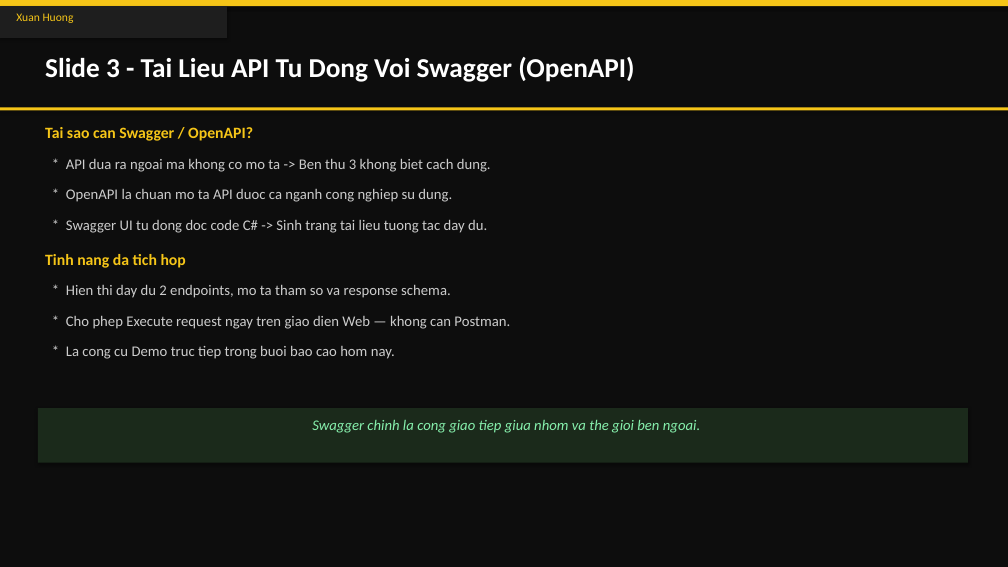
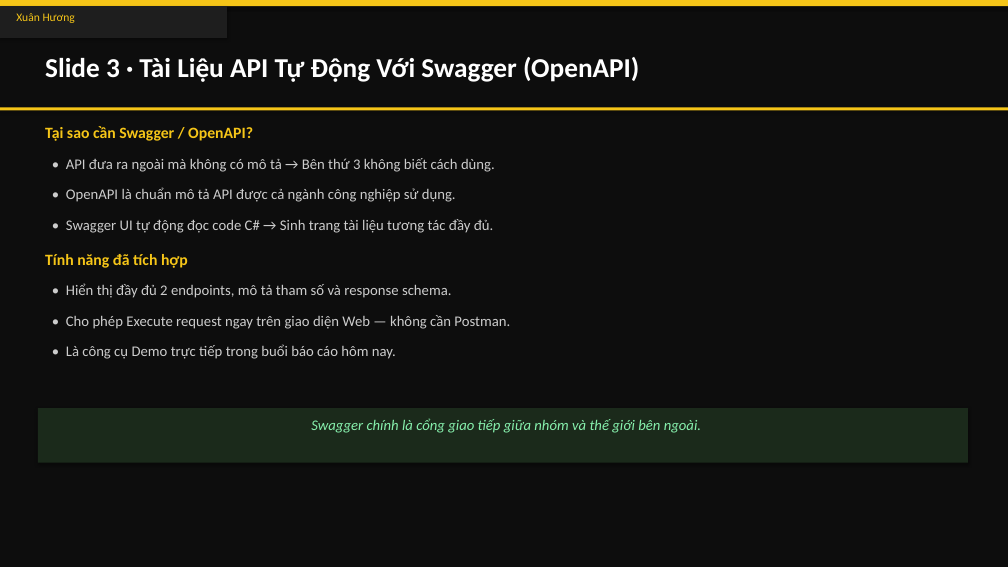
Before and after one commit to ThanhTrunggDEV/Group3, a slide deck: slide 4 of X-AURUM_Presentation.pptx. Drawn at 1008x567 pixels with LibreOffice and Linux fonts; fonts in the diff are those of the drawing. Boxes give left, top, right and bottom in pixels: in the first picture for what was removed or moved away, otherwise in the second. Text is boxed around its words. In the diff, an @@ line names an element or a change of style, - is before the commit and + after.

```diff
--- a/X-AURUM_Presentation.pptx
+++ b/X-AURUM_Presentation.pptx
@@ text at box(16, 13, 75, 23): text changed @@
-Xuan Huong
+Xuân Hương
@@ text at box(45, 57, 639, 82): text changed @@
-Slide 3 - Tai Lieu API Tu Dong Voi Swagger (OpenAPI)
+Slide 3 · Tài Liệu API Tự Động Với Swagger (OpenAPI)
@@ text at box(45, 126, 253, 141): text changed @@
-Tai sao can Swagger / OpenAPI?
+Tại sao cần Swagger / OpenAPI?
@@ text at box(66, 158, 495, 172): text changed @@
-* API dua ra ngoai ma khong co mo ta -> Ben thu 3 khong biet cach dung.
+• API đưa ra ngoài mà không có mô tả → Bên thứ 3 không biết cách dùng.
@@ text at box(66, 187, 456, 202): text changed @@
-* OpenAPI la chuan mo ta API duoc ca nganh cong nghiep su dung.
+• OpenAPI là chuẩn mô tả API được cả ngành công nghiệp sử dụng.
@@ text at box(66, 219, 494, 233): text changed @@
-* Swagger UI tu dong doc code C# -> Sinh trang tai lieu tuong tac day du.
+• Swagger UI tự động đọc code C# → Sinh trang tài liệu tương tác đầy đủ.
@@ text at box(45, 254, 188, 268): text changed @@
-Tinh nang da tich hop
+Tính năng đã tích hợp
@@ text at box(66, 283, 452, 298): text changed @@
-* Hien thi day du 2 endpoints, mo ta tham so va response schema.
+• Hiển thị đầy đủ 2 endpoints, mô tả tham số và response schema.
@@ text at box(66, 315, 510, 329): text changed @@
-* Cho phep Execute request ngay tren giao dien Web — khong can Postman.
+• Cho phép Execute request ngay trên giao diện Web — không cần Postman.
@@ text at box(66, 344, 396, 359): text changed @@
-* La cong cu Demo truc tiep trong buoi bao cao hom nay.
+• Là công cụ Demo trực tiếp trong buổi báo cáo hôm nay.
@@ text at box(311, 418, 701, 433): text changed @@
-Swagger chinh la cong giao tiep giua nhom va the gioi ben ngoai.
+Swagger chính là cổng giao tiếp giữa nhóm và thế giới bên ngoài.
```
Also in this commit, not shown: 13 other slides changed, 1 other file.
